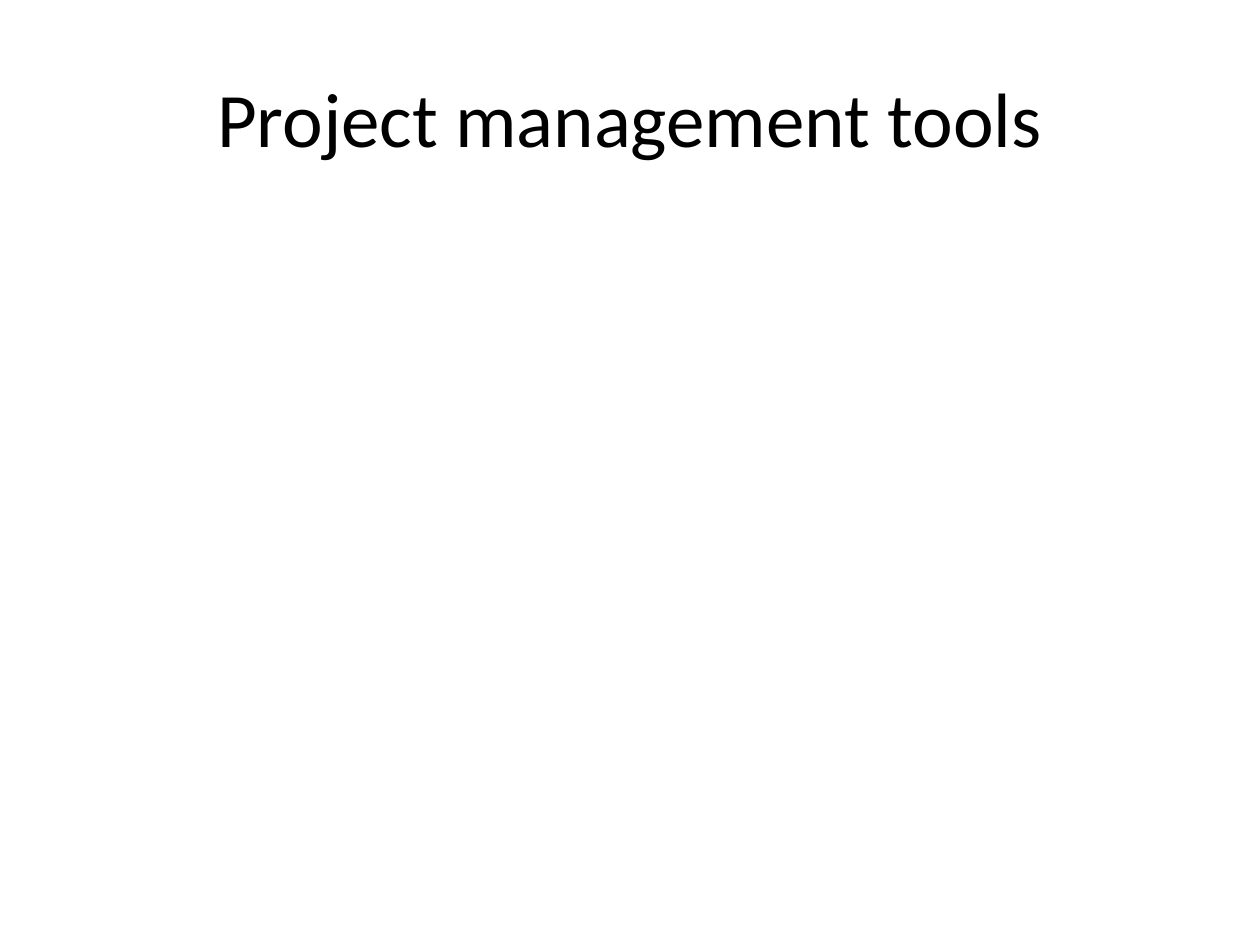
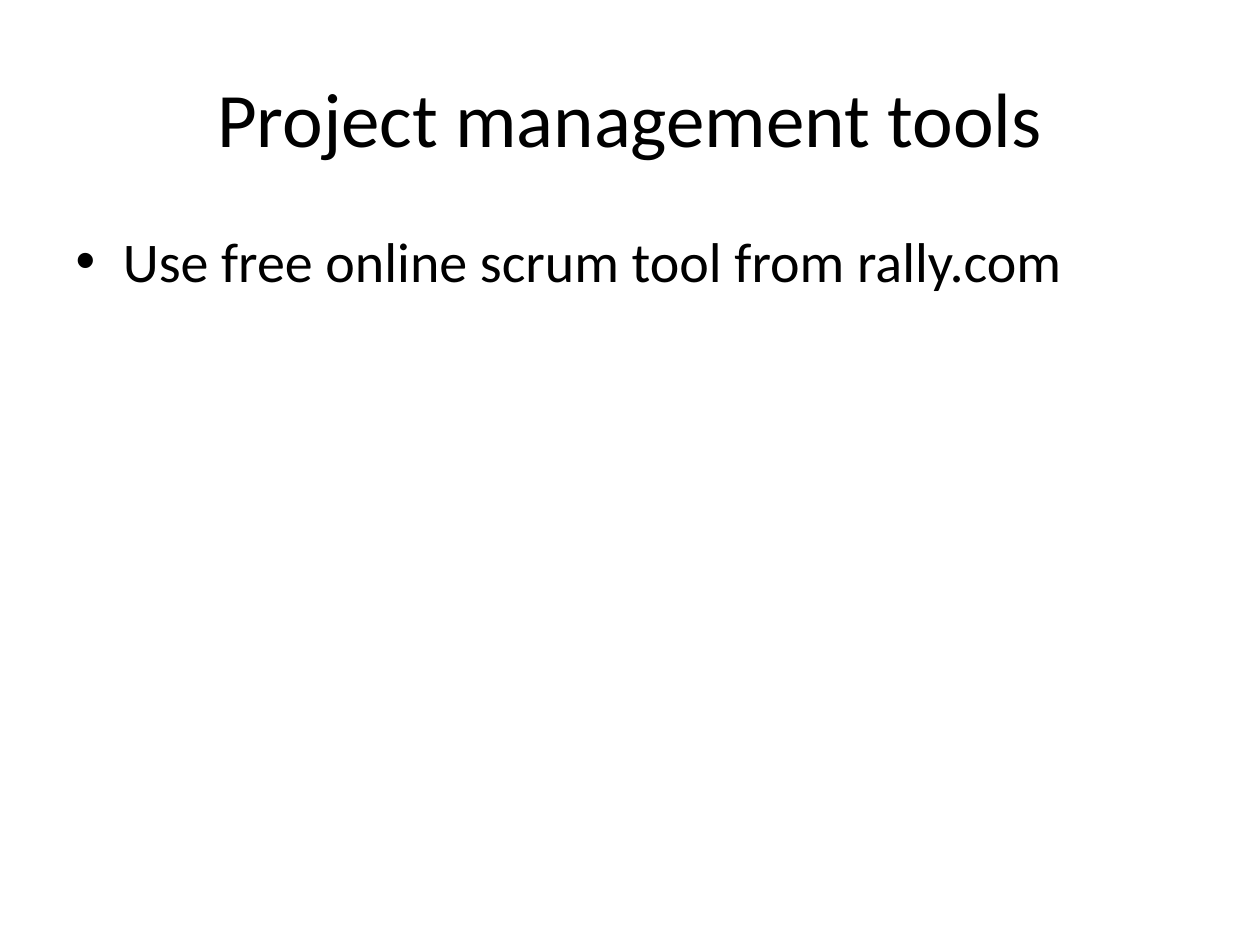
Before and after one commit to runningproject/documents, a slide deck: slide 15 of projectplan.pptx. Drawn at 1260x945 pixels with LibreOffice and Linux fonts; fonts in the diff are those of the drawing. Boxes give left, top, right and bottom in pixels: in the first picture for what was removed or moved away, otherwise in the second. Text is boxed around its words. In the diff, an @@ line names an element or a change of style, - is before the commit and + after.

```diff
--- a/projectplan.pptx
+++ b/projectplan.pptx
@@ text added at (123, 243, 1061, 291), 32 pt, text #000000 @@
+• Use free online scrum tool from rally.com
```
